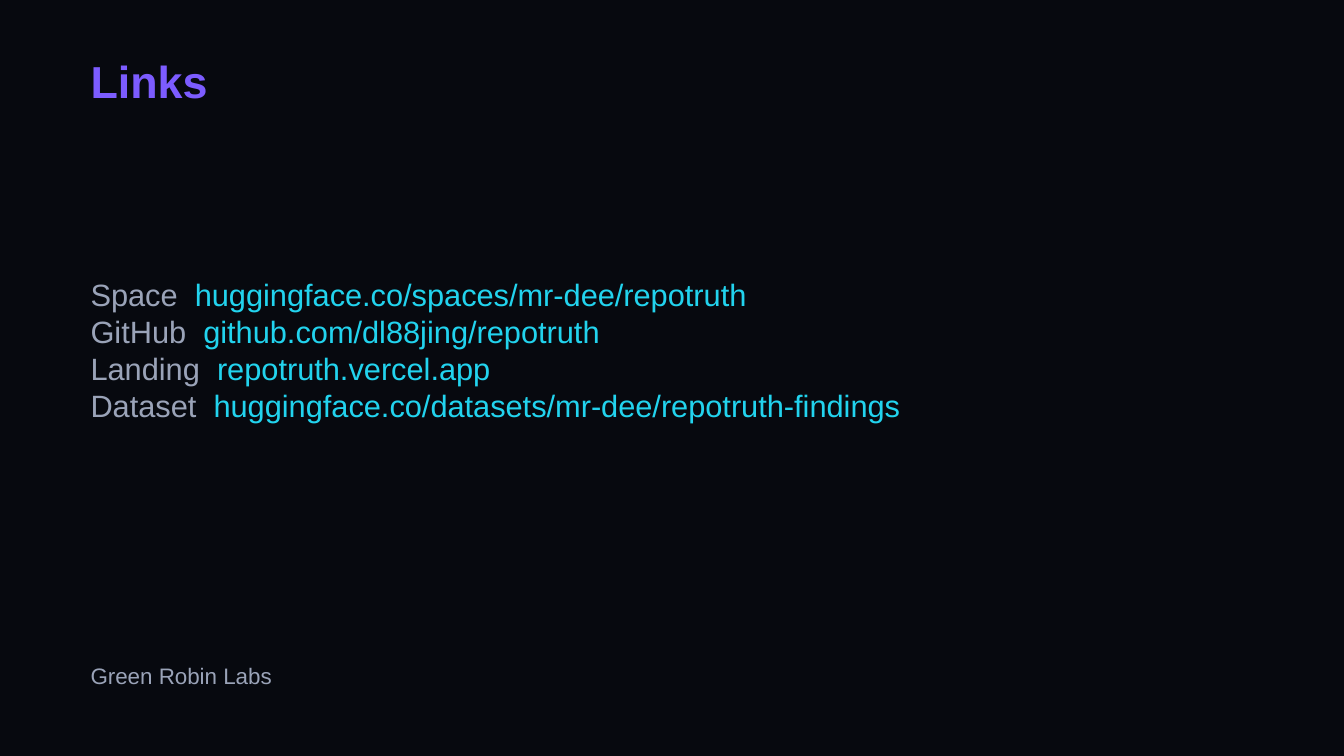
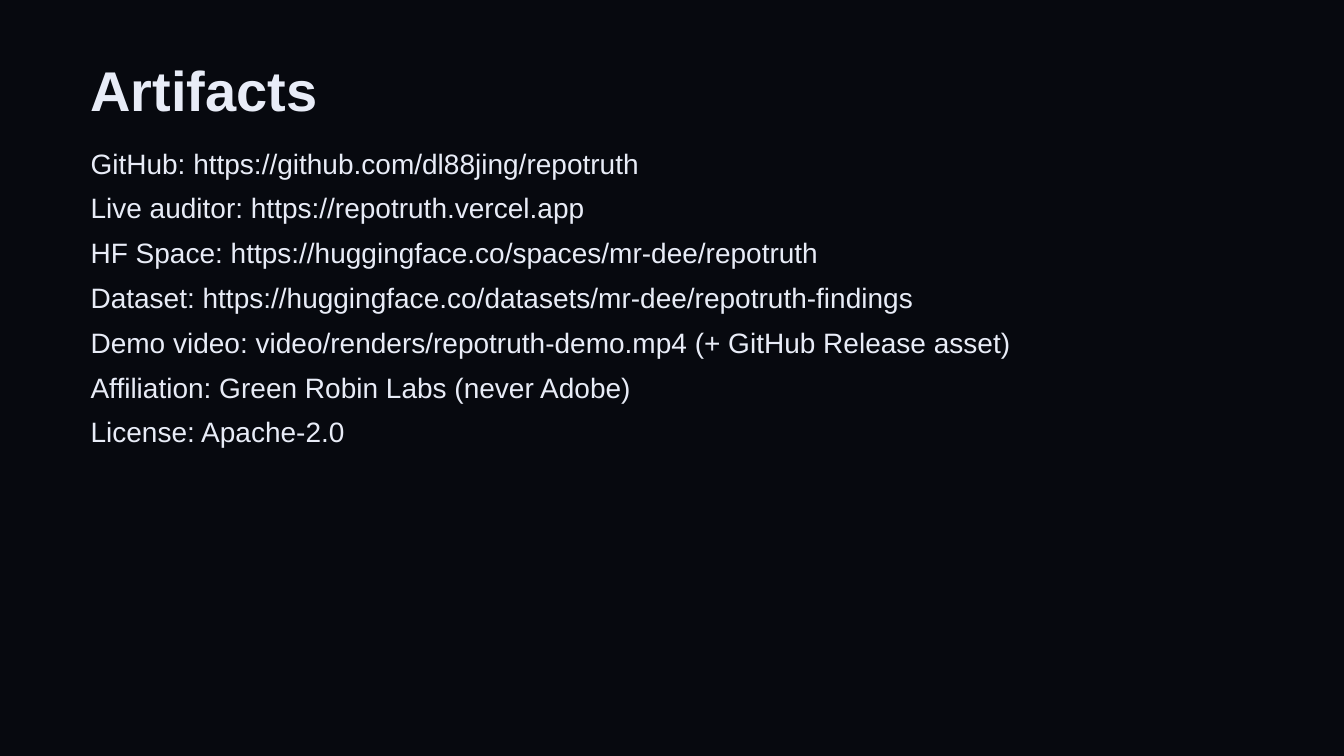
Before and after one commit to dl88jing/repotruth, a slide deck: slide 6 of deck/RepoTruth-Build-with-Beam.pptx (slide 5 before the commit). Drawn at 1344x756 pixels with LibreOffice and Linux fonts; fonts in the diff are those of the drawing. Boxes give left, top, right and bottom in pixels: in the first picture for what was removed or moved away, otherwise in the second. Text is boxed around its words. In the diff, an @@ line names an element or a change of style, - is before the commit and + after.

Commit message:
Live Beam audits, GitHub auditor, measured thrift, refreshed demo
- Fix model name Beam-1.0-501B-A23B; run live fixture + real OSS audits
- Keep verified TPs only; publish docs/audits + dataset findings
- Vercel /api/audit: public GitHub URLs, rate limits, size caps
- Space + landing show measured results; link live auditor
- Re-render HyperFrames/Kokoro demo with httpcore + −57% thrift
- Update deck, README, post_v2 for Build with Beam judges

```diff
--- a/deck/RepoTruth-Build-with-Beam.pptx
+++ b/deck/RepoTruth-Build-with-Beam.pptx
@@ rectangle at [0, 0, 1344, 756]: shadow on @@
@@ text "Artifacts" at [91, 70, 318, 112]: vertical alignment middle to top @@
@@ text at [91, 70, 318, 112]: text changed; size 32 to 40 pt; text colour #7C5CFF to #E8ECF7 @@
-Links
+Artifacts
@@ text "GitHub: https://github.com/dl88jing/repotruth" at [91, 153, 1010, 448]: vertical alignment middle to top @@
@@ text at [91, 153, 1010, 448]: text changed; size 22 to 20 pt; text colour #22D3EE to #E8ECF7 @@
-Space huggingface.co/spaces/mr-dee/repotruth
-GitHub github.com/dl88jing/repotruth
-Landing repotruth.vercel.app
-Dataset huggingface.co/datasets/mr-dee/repotruth-findings
+GitHub: https://github.com/dl88jing/repotruth
+Live auditor: https://repotruth.vercel.app
+HF Space: https://huggingface.co/spaces/mr-dee/repotruth
+Dataset: https://huggingface.co/datasets/mr-dee/repotruth-findings
+Demo video: video/renders/repotruth-demo.mp4 (+ GitHub Release asset)
+Affiliation: Green Robin Labs (never Adobe)
+License: Apache-2.0
@@ text removed at [91, 668, 271, 684] @@
-Green Robin Labs
```
Also in this commit, not shown: 2 other slides changed, 3 slides added, 2 slides removed, 44 other files.
